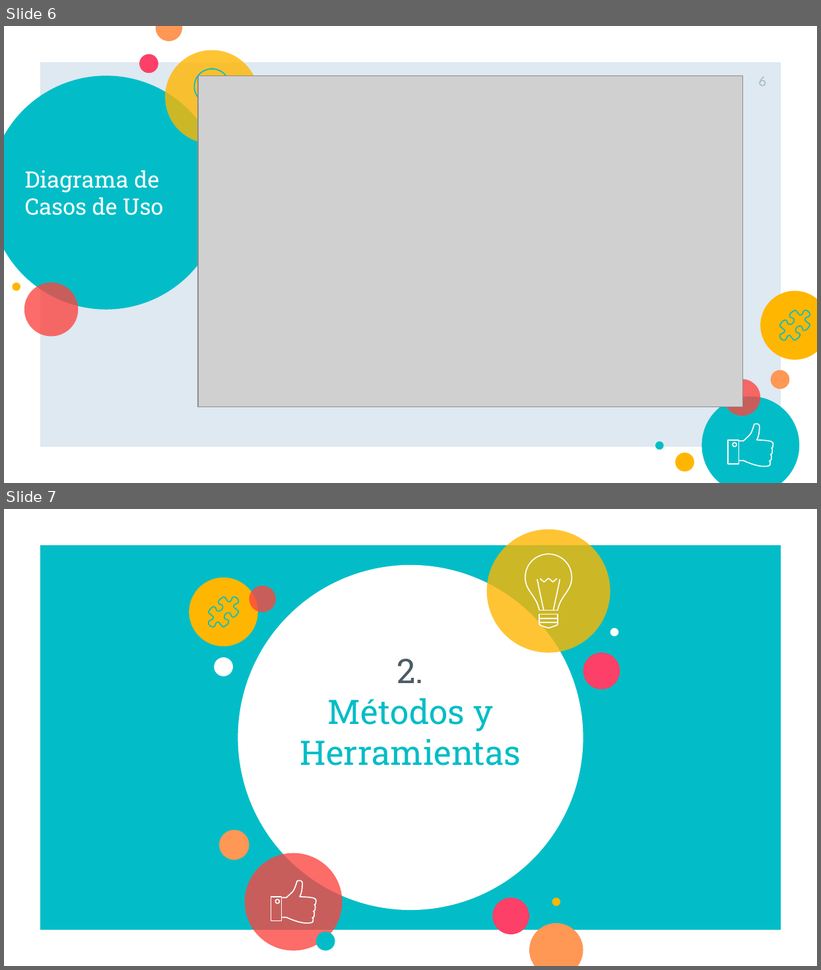
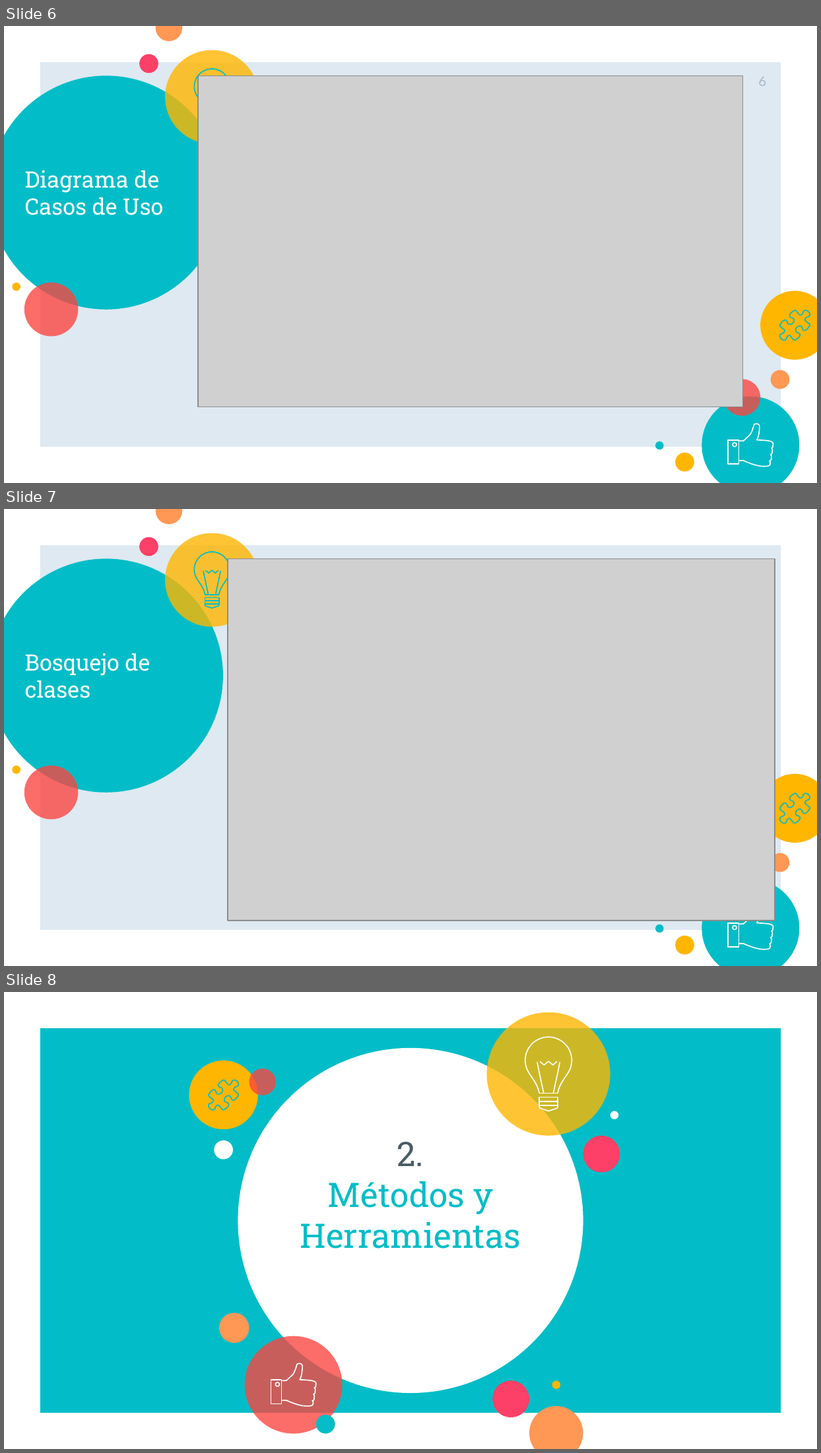
Before and after one commit to JETC-98/OOP, a slide deck: Docs/PrimeraEntrega.pptx. Shown one above the other, each under a label of ours: slides 6 and 7 before the commit, slides 6, 7 and 8 after it. The pictures are 821x970 and 821x1453 pixels, drawn with LibreOffice and Linux fonts; fonts in the diff are those of the drawing; grey boxes stand for pictures. Boxes give left, top, right and bottom in pixels: in the first picture for what was removed or moved away, otherwise in the second. Text is boxed around its words. In the diff, an @@ line names an element or a change of style, - is before the commit and + after.

```diff
--- a/Docs/PrimeraEntrega.pptx
+++ b/Docs/PrimeraEntrega.pptx
@@ slide 7 added at (x1=4, y1=509, x2=817, y2=966), background #FFFFFF; not listed: 16 template elements that a slide beside it also shows @@
@@ picture added at (x1=228, y1=559, x2=775, y2=921) @@
@@ group added at (x1=203, y1=571, x2=220, y2=608): 7 freeform shapes @@
@@ title added at (x1=25, y1=654, x2=150, y2=698), 20 pt, text #FFFFFF @@
+Bosquejo de clases
@@ what was slide 7 is now slide 8 @@
```
